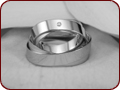
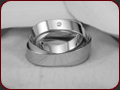
Two versions of the same layered image (120px x 90px). Layer-by-layer changes:
painted on "border" over [0,0,120,90]
